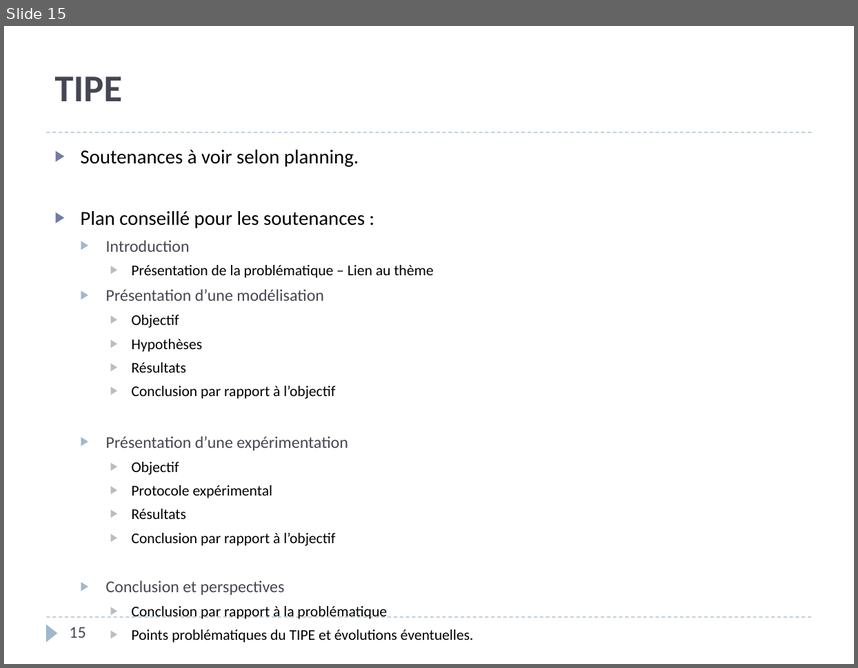
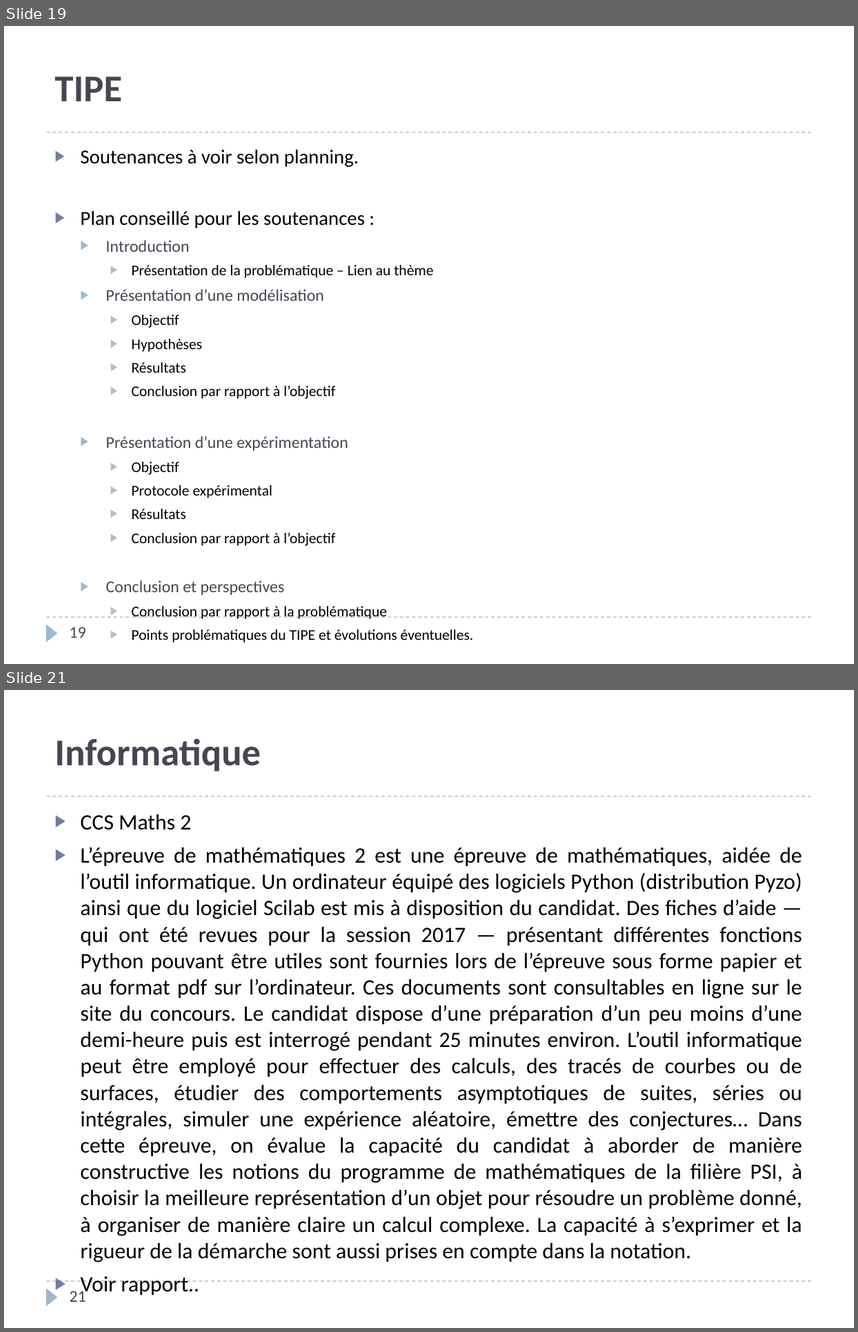
Before and after one commit to xpessoles/PSI, a slide deck: PreparationOral/PreparationOral.pptx. Shown one above the other, each under a label of ours: slide 15 before the commit, slides 19 and 21 after it; the slides between them are not shown. The pictures are 858x668 and 858x1332 pixels, drawn with LibreOffice and Linux fonts; fonts in the diff are those of the drawing. Boxes give left, top, right and bottom in pixels: in the first picture for what was removed or moved away, otherwise in the second. Text is boxed around its words. In the diff, an @@ line names an element or a change of style, - is before the commit and + after.

Commit message:
Rapport suite

```diff
--- a/PreparationOral/PreparationOral.pptx
+++ b/PreparationOral/PreparationOral.pptx
@@ slide 21 added at bbox=[4, 690, 854, 1328], background #FFFFFF; not listed: 3 template elements that a slide beside it also shows @@
@@ title added at bbox=[55, 738, 261, 771], 32 pt, text #464653, bold @@
+Informatique
@@ text added at bbox=[81, 814, 802, 1262], 18.6 pt, text #000000 @@
+▶ CCS Maths 2
+▶ L’épreuve de mathématiques 2 est une épreuve de mathématiques, aidée de l’outil informatique. Un ordinateur équipé des logiciels Python (distribution Pyzo) ainsi que du logiciel Scilab est mis à disposition du candidat. Des fiches d’aide — qui ont été revues pour la session 2017 — présentant différentes fonctions Python pouvant être utiles sont fournies lors de l’épreuve sous forme papier et au format pdf sur l’ordinateur. Ces documents sont consultables en ligne sur le site du concours. Le candidat dispose d’une préparation d’un peu moins d’une demi-heure puis est interrogé pendant 25 minutes environ. L’outil informatique peut être employé pour effectuer des calculs, des tracés de courbes ou de surfaces, étudier des comportements asymptotiques de suites, séries ou intégrales, simuler une expérience aléatoire, émettre des conjectures… Dans cette épreuve, on évalue la capacité du candidat à aborder de manière constructive les notions du programme de mathématiques de la filière PSI, à choisir la meilleure représentation d’un objet pour résoudre un problème donné, à organiser de manière claire un calcul complexe. La capacité à s’exprimer et la rigueur de la démarche sont aussi prises en compte dans la notation.
+▶ Voir rapport..
@@ page number added at bbox=[70, 1288, 86, 1301], 14 pt, text #464653 @@
+21
@@ what was slide 15 is now slide 19 @@
@@ page number at bbox=[70, 626, 86, 637]: text changed @@
-15
+19
```
Also in this commit, not shown: 4 slides changed, 5 other slides added.
